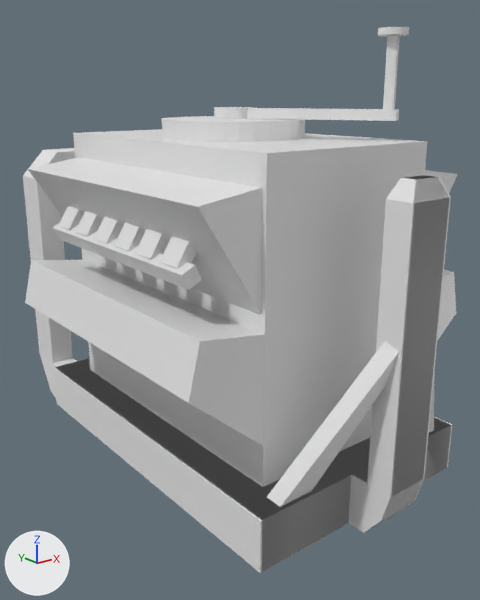
An edit to the FBX model Assets/prototype models/cranckgenerator.fbx, drawn before and after from the same camera.
The view is the same before and after, from a camera (50 mm lens) standing at (-2.61, -3.33, 1.27) and looking at (-0.02, -0.08, -0.03). Every picture has the same lights, and +X, +Y and +Z are marked at lower left. Where no turn or scale is listed for an object, it has been applied to the vertices. Vertices at the same position are counted once.

Objects in the first picture: 'cranck .001', 'cranck base .001', 'generator ', 'generator base '.
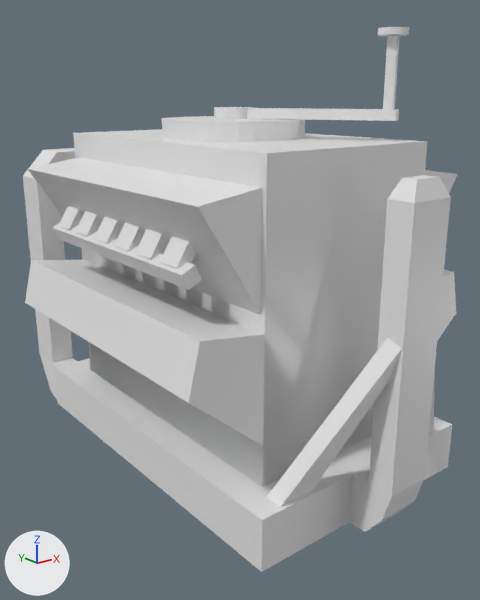
Commit message: finished the generator

Where the newer file only moved an object's origin or applied its transform, the numbers keep the older frame.

Changed parts and their boxes [x1, y1, x2, y2] in the pictures (480 x 600 px):
'generator base ', reshaped: before [23, 148, 452, 573]; after [23, 148, 452, 572]
part 1 of me_cube_008, deleted: before [53, 175, 451, 573]
part 2 of me_cube_012, added: after [79, 129, 428, 487]
'cranck base .001', unchanged, covered by the edit: before [162, 116, 305, 142]

Diff of the bpy script that builds the scene:
```diff
--- a/Assets/prototype models/cranckgenerator.fbx.py
+++ b/Assets/prototype models/cranckgenerator.fbx.py
@@ me_cube_012 @@
 # used by ob_generator; location = (0.0, 0.0, 0.0)
-me_cube_012.from_pydata(...)  # 152 vertices, 114 faces; spans x -1.05..1.05, y -1.0..1.0, z -0.75..1.0
+me_cube_012.from_pydata(...)  # 365 vertices, 283 faces; spans x -1.05..1.05, y -1.0..1.05, z -0.75..1.11
+# me_cube_012 part 2: 4 vertices added at x 0.0, y -1.0..1.0, z -0.75..1.0
 me_cube_012.materials.append(mat_material)
@@ me_cube_008 @@
 me_cube_008.from_pydata(...)  # 132 vertices, 123 faces; spans x -0.79..0.79, y -1.48..1.54, z -1.04..0.89
 # used by ob_generator_base; location = (0.0, 0.0, 0.0)
+# me_cube_008 part 1: the loose piece of 28 vertices spanning x -0.79..0.78, y -1.48..1.22, z -1.04..0.89 is deleted
+me_cube_008.materials.append(mat_material)  # white #e7e7e7
```
